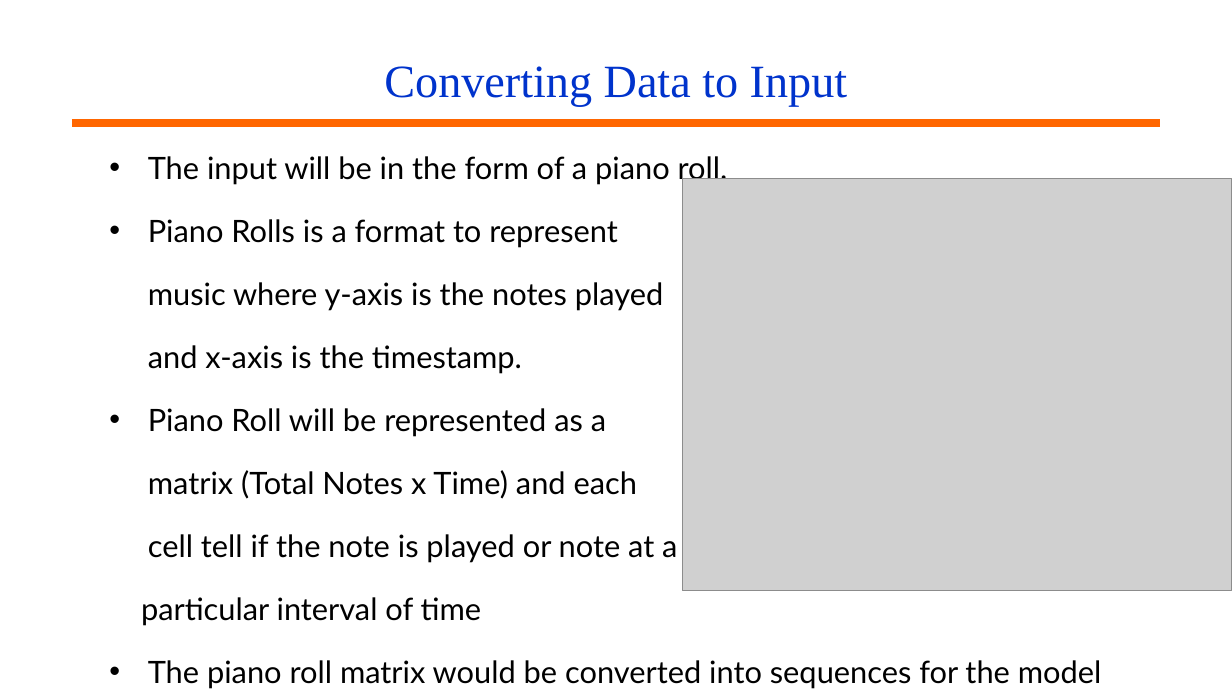
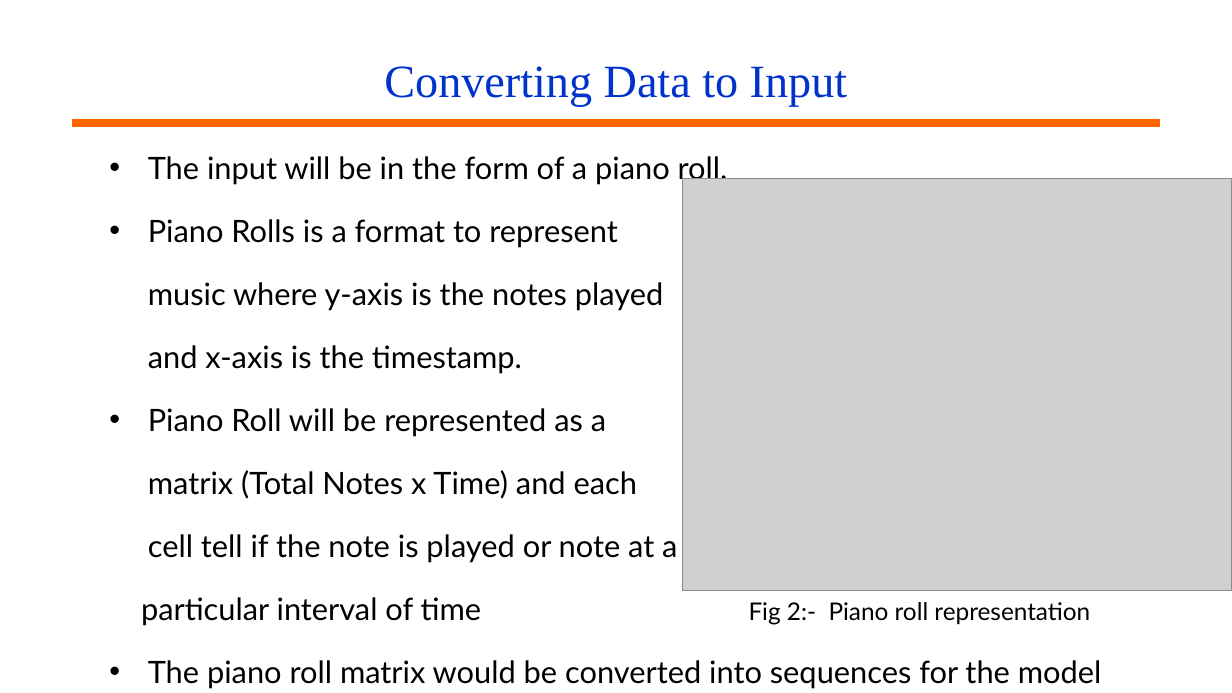
Before and after one commit to jerinjoseph121/Music-Generation, a slide deck: slide 8 of Presentation/Music Generation Major Project.pptx. Drawn at 1232x693 pixels with LibreOffice and Linux fonts; fonts in the diff are those of the drawing; grey boxes stand for pictures; background and template pictures are left out. Boxes give left, top, right and bottom in pixels: in the first picture for what was removed or moved away, otherwise in the second. Text is boxed around its words. In the diff, an @@ line names an element or a change of style, - is before the commit and + after.

```diff
--- a/Presentation/Music Generation Major Project.pptx
+++ b/Presentation/Music Generation Major Project.pptx
@@ text at (x1=141, y1=597, x2=1090, y2=626): text changed; size 24 to 19 pt @@
-particular interval of time
+particular interval of time Fig 2:- Piano roll representation
```
Also in this commit, not shown: 8 other slides changed, 6 slides added, 2 slides removed.
